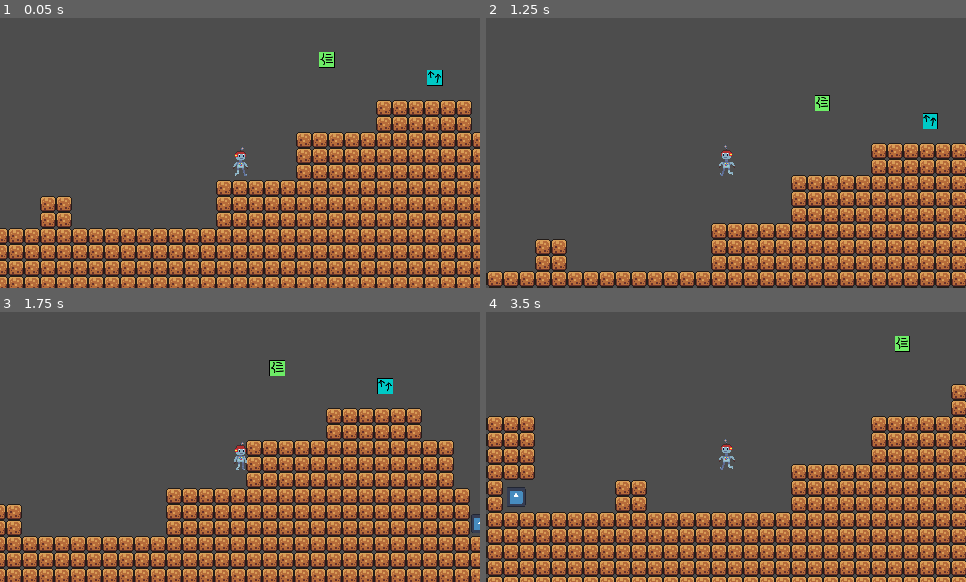
Above: before the commit, frames 1-4 (two rows, left to right).
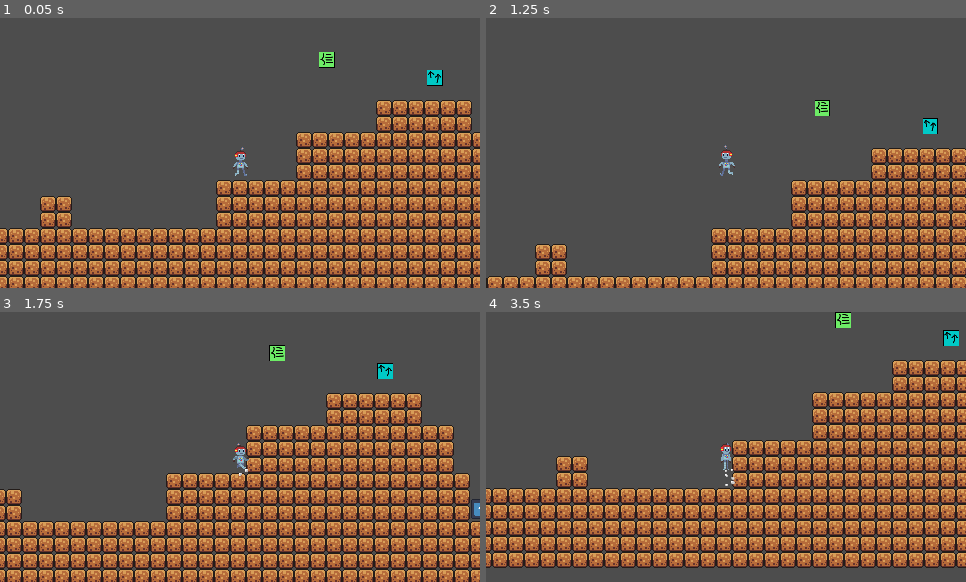
Above: after the commit, the same moments.

Repository: RydalisDarx/gmtk24_godotgame
Game: Godot game, scene res://scenes/levels/main.tscn
Two runs of this game, one before a commit and one after it. Both use one fixed random seed, a clock stepped at 60 frames per second and the inputs below. The engine's default icon, where the game draws it, is replaced by a stand-in: a white triangle on a blue panel in a dark square.
Inputs:
- Up to frame 1 (0.05 s): no input
- Up to frame 2 (1.25 s): tap Enter at 0.5 s; hold D (walk_right) from 0.53 s (still down); hold Z (wall_cling, bound only after the commit) from 0.53 s (still down); tap Shift (dash) at 0.6 s; tap Space (jump) at 0.77, 1.07 s
- Up to frame 3 (1.75 s): keep holding D (walk_right); release Z (wall_cling, bound only after the commit) at 1.28 s; tap Z (wall_cling, bound only after the commit) at 1.35 s; tap Space (jump) at 1.52, 1.55 s
- Up to frame 4 (3.5 s): tap Space (jump) at 1.82, 2.1, 3.02, 3.32 s; release D (walk_right) at 2.03 s; hold A (walk_left) 2.03-2.78 s; tap Shift (dash) at 2.3, 2.85 s; hold D (walk_right) from 2.78 s (still down); tap Z (wall_cling, bound only after the commit) at 3.05 s

Frame 1 is identical in both runs. In frame 2, 18% of the frame differs, in the area x 0-100%, y 28-100%; in frame 3, 19%; in frame 4, 49%, in the area x 0-100%, y 0-100%.
Error before the commit: Invalid access to property or key '_on_upgrade_collected' on a base object of type 'CharacterBody2D (Player)'. (res://scripts/item_acquistion_hitbox.gd:24)

Commit message:
Added particles for landing and wall clinging.

Diff:
--- a/project.godot
+++ b/project.godot
@@ -27,17 +27,31 @@
 window/size/resizable=false
 window/stretch/mode="viewport"
 
+[dotnet]
+
+project/assembly_name="GMTK 2024"
+
 [global_group]
 
 Hazards="Things that can kill the player"
 "Item Pickups"="Things that grant the player an upgrade"
 
-[dotnet]
-
-project/assembly_name="GMTK 2024"
-
 [input]
 
+ui_accept={
+"deadzone": 0.5,
+"events": [Object(InputEventKey,"resource_local_to_scene":false,"resource_name":"","device":0,"window_id":0,"alt_pressed":false,"shift_pressed":false,"ctrl_pressed":false,"meta_pressed":false,"pressed":false,"keycode":4194309,"physical_keycode":0,"key_label":0,"unicode":0,"location":0,"echo":false,"script":null)
+, Object(InputEventKey,"resource_local_to_scene":false,"resource_name":"","device":0,"window_id":0,"alt_pressed":false,"shift_pressed":false,"ctrl_pressed":false,"meta_pressed":false,"pressed":false,"keycode":4194310,"physical_keycode":0,"key_label":0,"unicode":0,"location":0,"echo":false,"script":null)
+, Object(InputEventKey,"resource_local_to_scene":false,"resource_name":"","device":0,"window_id":0,"alt_pressed":false,"shift_pressed":false,"ctrl_pressed":false,"meta_pressed":false,"pressed":false,"keycode":32,"physical_keycode":0,"key_label":0,"unicode":32,"location":0,"echo":false,"script":null)
+, Object(InputEventJoypadButton,"resource_local_to_scene":false,"resource_name":"","device":-1,"button_index":0,"pressure":0.0,"pressed":true,"script":null)
+]
+}
+ui_cancel={
+"deadzone": 0.5,
+"events": [Object(InputEventKey,"resource_local_to_scene":false,"resource_name":"","device":0,"window_id":0,"alt_pressed":false,"shift_pressed":false,"ctrl_pressed":false,"meta_pressed":false,"pressed":false,"keycode":4194305,"physical_keycode":0,"key_label":0,"unicode":0,"location":0,"echo":false,"script":null)
+, Object(InputEventJoypadButton,"resource_local_to_scene":false,"resource_name":"","device":-1,"button_index":1,"pressure":0.0,"pressed":true,"script":null)
+]
+}
 jump={
 "deadzone": 0.5,
 "events": [Object(InputEventKey,"resource_local_to_scene":false,"resource_name":"","device":0,"window_id":0,"alt_presse …(189 unchanged characters)…
@@ -70,6 +84,13 @@
 , Object(InputEventJoypadButton,"resource_local_to_scene":false,"resource_name":"","device":-1,"button_index":6,"pressure":0.0,"pressed":true,"script":null)
 ]
 }
+wall_cling={
+"deadzone": 0.5,
+"events": [Object(InputEventKey,"resource_local_to_scene":false,"resource_name":"","device":-1,"window_id":0,"alt_pressed":false,"shift_pressed":false,"ctrl_pressed":false,"meta_pressed":false,"pressed":false,"keycode":0,"physical_keycode":90,"key_label":0,"unicode":122,"location":0,"echo":false,"script":null)
+, Object(InputEventJoypadMotion,"resource_local_to_scene":false,"resource_name":"","device":-1,"axis":5,"axis_value":1.0,"script":null)
+, Object(InputEventJoypadMotion,"resource_local_to_scene":false,"resource_name":"","device":-1,"axis":4,"axis_value":1.0,"script":null)
+]
+}
 
 [rendering]
 
--- a/scenes/player.tscn
+++ b/scenes/player.tscn
@@ -943,15 +943,10 @@
 [sub_resource type="ParticleProcessMaterial" id="ParticleProcessMaterial_5n652"]
 particle_flag_disable_z = true
 emission_shape_offset = Vector3(0, 1.23, 0)
-emission_shape = 6
-emission_ring_axis = Vector3(0, -3.51, 1)
-emission_ring_height = 1.0
-emission_ring_radius = 3.72
-emission_ring_inner_radius = 0.0
-direction = Vector3(0, 1, 0)
-spread = 30.0
-initial_velocity_max = 45.53
-gravity = Vector3(0, 0, 0)
+direction = Vector3(8.155, 7.02, 0)
+spread = 32.359
+initial_velocity_max = 10.74
+gravity = Vector3(0, 7.965, 0)
 alpha_curve = SubResource("CurveTexture_xucxh")
 
 [sub_resource type="Curve" id="Curve_bbco5"]
@@ -1057,6 +1052,27 @@
 one_shot = true
 explosiveness = 0.67
 
+[node name="landing_particles" type="GPUParticles2D" parent="."]
+unique_name_in_owner = true
+emitting = false
+amount = 10
+process_material = SubResource("ParticleProcessMaterial_5n652")
+texture = ExtResource("8_oh8uh")
+lifetime = 0.25
+one_shot = true
+explosiveness = 0.67
+
+[node name="wall_cling_particles" type="GPUParticles2D" parent="."]
+unique_name_in_owner = true
+position = Vector2(-6, -4)
+emitting = false
+amount = 200
+process_material = SubResource("ParticleProcessMaterial_5n652")
+texture = ExtResource("8_oh8uh")
+lifetime = 0.25
+one_shot = true
+explosiveness = 0.67
+
 [node name="dash_particles" type="GPUParticles2D" parent="."]
 unique_name_in_owner = true
 show_behind_parent = true
--- a/scripts/game_controller.gd
+++ b/scripts/game_controller.gd
@@ -5,10 +5,10 @@
 signal upgrade_loaded(upgrade_name: String)
 
 func _ready() -> void:
-
+	pass
 	# This can be removed for release, just scales up the window when not in fullscreen. Needed to see for small pixel art resolutions
-	var window_size = Vector2i(1920, 1080)
-	DisplayServer.window_set_size(window_size)
-	DisplayServer.window_set_position(DisplayServer.screen_get_position() + (DisplayServer.screen_get_size() / 2) - ( window_size / 2) )
+	#var window_size = Vector2i(1920, 1080)
+	#DisplayServer.window_set_size(window_size)
+	#DisplayServer.window_set_position(DisplayServer.screen_get_position() + (DisplayServer.screen_get_size() / 2) - ( window_size / 2) )
 
 	# Engine.time_scale = 0.15
--- a/scripts/player.gd
+++ b/scripts/player.gd
@@ -25,8 +25,9 @@
 @export_range(2.0, 5.0) var overtime_gravity_increment := 30.0
 @export_range(0.1, 0.0) var cayote_time := 0.07
 @export_range(0.0, 3.0) var dash_cooldown_time := 1.0
-@export_range(0.0, 3.0) var wj_cooldown_time := 1.25
+@export_range(0.0, 3.0) var wj_cooldown_time := 0.16
 @export_range(0.0, 1.0) var wj_time_before_slide := 0.25
+@export_range(1.0, 3.0) var wall_cling_max_duration := 2.0
 @export_range(0.0, 1.0) var friction = 0.8
 @export_range(0.0 , 1.0) var acceleration = 0.25
 
@@ -34,9 +35,12 @@
 var overtime_gravity := 0.0
 var cayote_timer := 0.0
 var dash_timer := 0.0
+var is_dashing := false
 var wj_timer := 0.0
 var wj_slide_timer := 0.0
 var last_wj_dir := 0
+var disable_jump_cutoff = false
+var original_particle_pos
 
 # dictionary of booleans setting whether a power is ready to be used moment to moment
 var ready_powers = {
@@ -61,17 +65,28 @@
 		if active_upgrades[upgrade]:
 			GameController.upgrade_loaded.emit(upgrade)
 
+func _ready():
+	original_particle_pos = %wall_cling_particles.position.x
+
 func _physics_process(delta):
+	if dir != 0:
+		%wall_cling_particles.position.x = -dir * original_particle_pos
+
 	# Increase gravity intensity every frame off the ground
 	if not is_on_floor():
+		animate("fall")
 		overtime_gravity += overtime_gravity_increment
 	else:
 		overtime_gravity = 0
+		disable_jump_cutoff = false
 
 	# Input affects x axis only
 	if wj_timer < wj_cooldown_time - 0.15: #not set if just wall jumped
 		dir = Input.get_axis("walk_left", "walk_right")
 
+	if current_animation == 'fall' and is_on_floor():
+		%landing_particles.emitting=true
+
 	if dir != 0:
 		update_animation_blend(dir)
 		velocity.x = lerp(velocity.x, dir * speed, acceleration)
@@ -83,79 +98,64 @@
 			animate("run")
 	else:
 		velocity.x = lerp(velocity.x, 0.0, friction)
-
 		if is_on_floor():
 			animate("idle")
 
 	# Apply gravity
 	velocity.y += (gravity + overtime_gravity) * delta
-	if active_upgrades["wall_cling"] and is_on_wall() and velocity.y > 0 and dir != 0:
+	if is_dashing:
+		velocity.y = 0.0
+	elif active_upgrades["wall_cling"] and is_on_wall() and velocity.y > 0:
 		velocity.y = clampf(velocity.y, 0.25 * -terminal_velocity, 0.25 * terminal_velocity)
-		if wj_slide_timer > 0:
+		if wall_cling_max_duration > 0 and is_holding_grab():
 			velocity.y = 0.0
+		else:
+			%wall_cling_particles.emitting=true
 	else:
 		velocity.y = clampf(velocity.y, -terminal_velocity, terminal_velocity)
 
-	if not is_on_floor():
-		animate("fall")
-
-	# Cayote Time
-	if is_on_floor():
-		cayote_timer = cayote_time
-	else:
-		cayote_timer -= delta
-
-	if dash_timer > 0:
-		dash_timer -= delta
-	else:
-		if active_upgrades["dash"]:
-			ready_powers["dash"] = true
-		dash_timer = 0
-
-	if is_on_wall():
-		wj_slide_timer -= delta
-	else:
-		wj_slide_timer = wj_cooldown_time
-
-	if wj_timer > 0:
-		wj_timer -= delta
-	else:
-		if active_upgrades["wall_cling"]:
-			ready_powers["wall_jump"] = true
-		wj_timer = 0
 
 	# Jump under various circumstances
 	if Input.is_action_just_pressed("jump"):
+
+		# Wall jump
+		if is_on_wall_only() and (ready_powers["wall_jump"] or last_wj_dir != dir):
+			print(get_wall_normal())
+			var wj_dir := get_wall_normal().x * -1
+			print(wj_dir == dir)
+			if wj_dir != dir:
+				dir = wj_dir
+			disable_jump_cutoff = true
+			overtime_gravity = 0
+			velocity.y = jump_strength * 0.80
+			velocity.x = jump_strength * 2 * dir
+			wj_timer = wj_cooldown_time
+			ready_powers["wall_jump"] = false
+			last_wj_dir = dir
+			dir *= -1
 		# Jump off ground
-		if cayote_timer > 0:
+		elif cayote_timer > 0:
 			if active_upgrades["double_jump"]:
 				ready_powers["double_jump"] = true
 			if active_upgrades["bonus_jump"]:
 				ready_powers["bonus_jump"] = true
 			velocity.y = jump_strength
 			animate("jump")
-		# Wall jump
-		elif is_on_wall_only() and (ready_powers["wall_jump"] or last_wj_dir != dir):
-			overtime_gravity = 0
-			velocity.y = jump_strength * 1.5
-			velocity.x = jump_strength * 2 * dir
-			wj_timer = wj_cooldown_time
-			ready_powers["wall_jump"] = false
-			last_wj_dir = dir
-			dir *= -1
 		# Mid-air jump
 		elif ready_powers["double_jump"] or ready_powers["bonus_jump"]:
 			if ready_powers["double_jump"]:
 				ready_powers["double_jump"] = false
 			else:
 				ready_powers["bonus_jump"] = false
+
+			disable_jump_cutoff = true
 			overtime_gravity = 0
 			velocity.y = jump_strength
 			animate("jump")
 			double_jump_particles.emitting = true
 
 	# Cut off jump velocity when releasing the jump button
-	if Input.is_action_just_released("jump") and velocity.y < 0:
+	if Input.is_action_just_released("jump") and velocity.y < 0 and not disable_jump_cutoff:
 		velocity.y = 0
 
 	# use dash
@@ -167,12 +167,15 @@
 			velocity.x -= dash_speed
 			dash_particles.emitting = true
 
+		is_dashing = true
 		ready_powers["dash"] = false
 		dash_timer = dash_cooldown_time
 
 	move_and_slide()
 
-func _on_item_acquistion_hitbox_upgrade_collected(upgrade_name, permanent, duration):
+	update_timers(delta)
+
+func _on_upgrade_collected(upgrade_name, permanent, duration):
 	print("PLAYER: Got upgrade " + str(upgrade_name))
 	if active_upgrades.has(upgrade_name):
 		var had_upgrade = active_upgrades[upgrade_name]
@@ -194,6 +197,43 @@
 func reload():
 	get_tree().reload_current_scene()
 
+func is_holding_grab() -> bool:
+	return Input.is_action_pressed("wall_cling")
+
+func update_timers(delta : float):
+	if is_on_floor():
+		cayote_timer = cayote_time
+	else:
+		cayote_timer -= delta
+
+	if dash_timer > 0:
+		dash_timer -= delta
+	else:
+		if active_upgrades["dash"]:
+			ready_powers["dash"] = true
+		dash_timer = 0
+
+	if dash_timer < 0.85:
+		is_dashing = false
+
+	if is_on_wall():
+		wj_slide_timer -= delta
+	else:
+		wj_slide_timer = wj_cooldown_time
+
+	if wj_timer > 0:
+		wj_timer -= delta
+	else:
+		if active_upgrades["wall_cling"]:
+			ready_powers["wall_jump"] = true
+		wj_timer = 0
+
+	if wall_cling_max_duration > 0:
+		wall_cling_max_duration -= delta
+	clampf(wall_cling_max_duration, 0.0, 3.0)
+	if Input.is_action_just_pressed("wall_cling") or Input.is_action_just_pressed("jump"):
+		wall_cling_max_duration = 2.0
+
 func update_animation_blend(animation_blend: float):
 	# this should be called every frame. uses a float to set which animations to play. -1 = left, 1 = right, 0 = right
 	animation_tree["parameters/start_run/blend_position"] = animation_blend
Not shown: 1 places in scenes/levels/outside_level_1.tscn that only renumber resources
